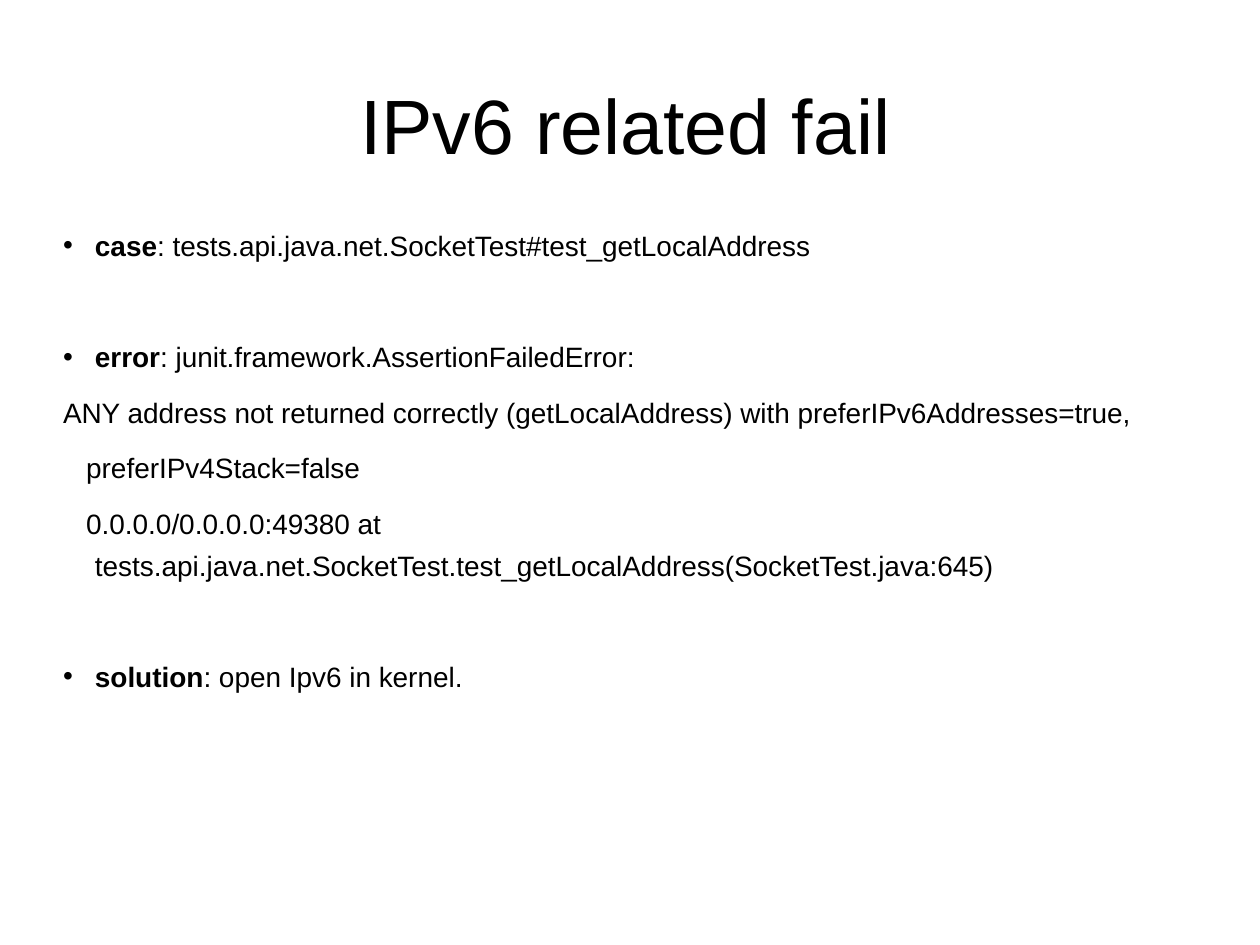
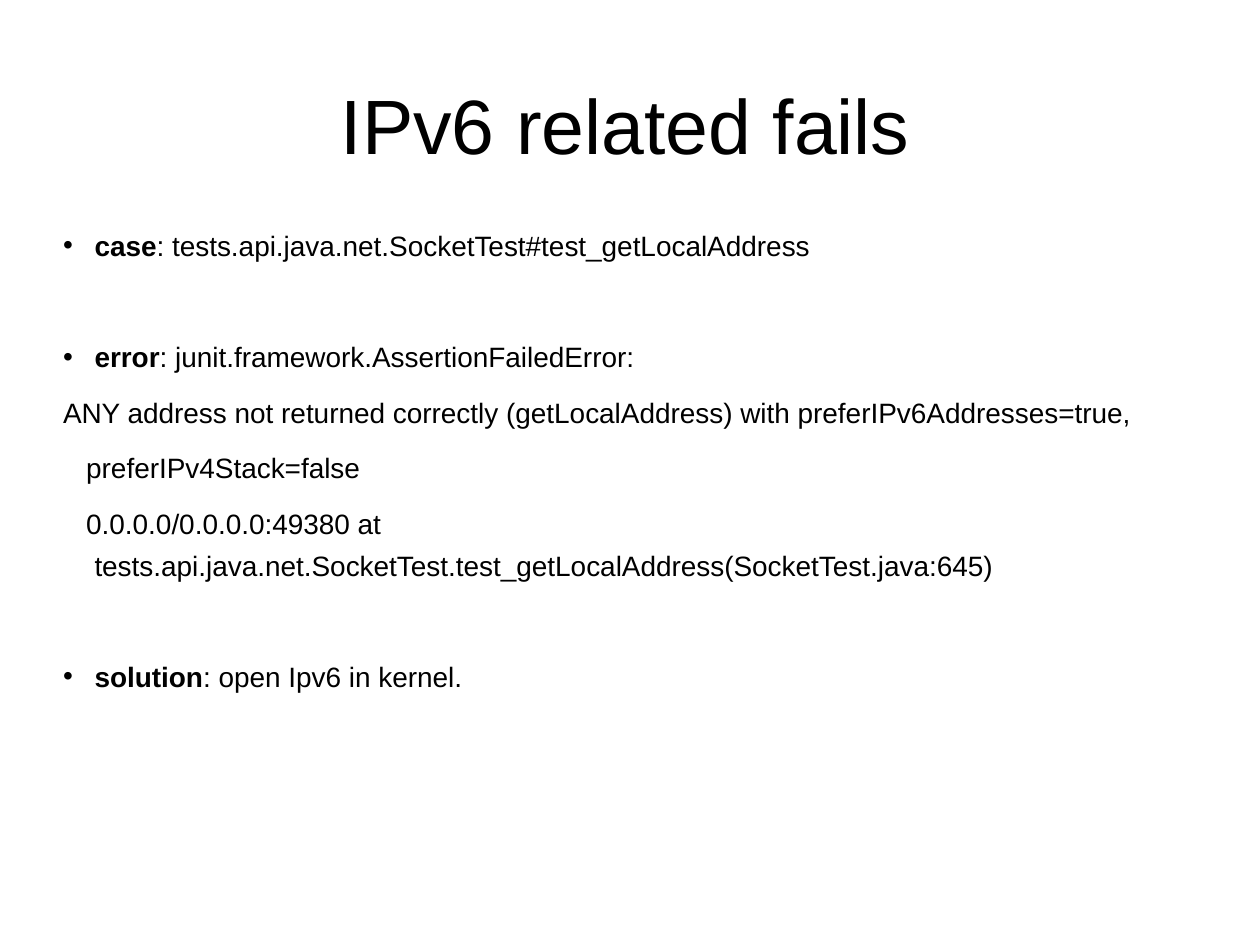
Before and after one commit to widerules/system-information, a slide deck: slide 28 of cts/CTS-training.ppt (slide 26 before the commit). Drawn at 1260x945 pixels with LibreOffice and Linux fonts; fonts in the diff are those of the drawing; background and template pictures are left out. Boxes give left, top, right and bottom in pixels: in the first picture for what was removed or moved away, otherwise in the second. Text is boxed around its words. In the diff, an @@ line names an element or a change of style, - is before the commit and + after.

```diff
--- a/cts/CTS-training.ppt
+++ b/cts/CTS-training.ppt
@@ title at (x1=341, y1=98, x2=910, y2=155): text changed @@
-IPv6 related fail
+IPv6 related fails
```
Also in this commit, not shown: 10 other slides changed, 7 slides added.
